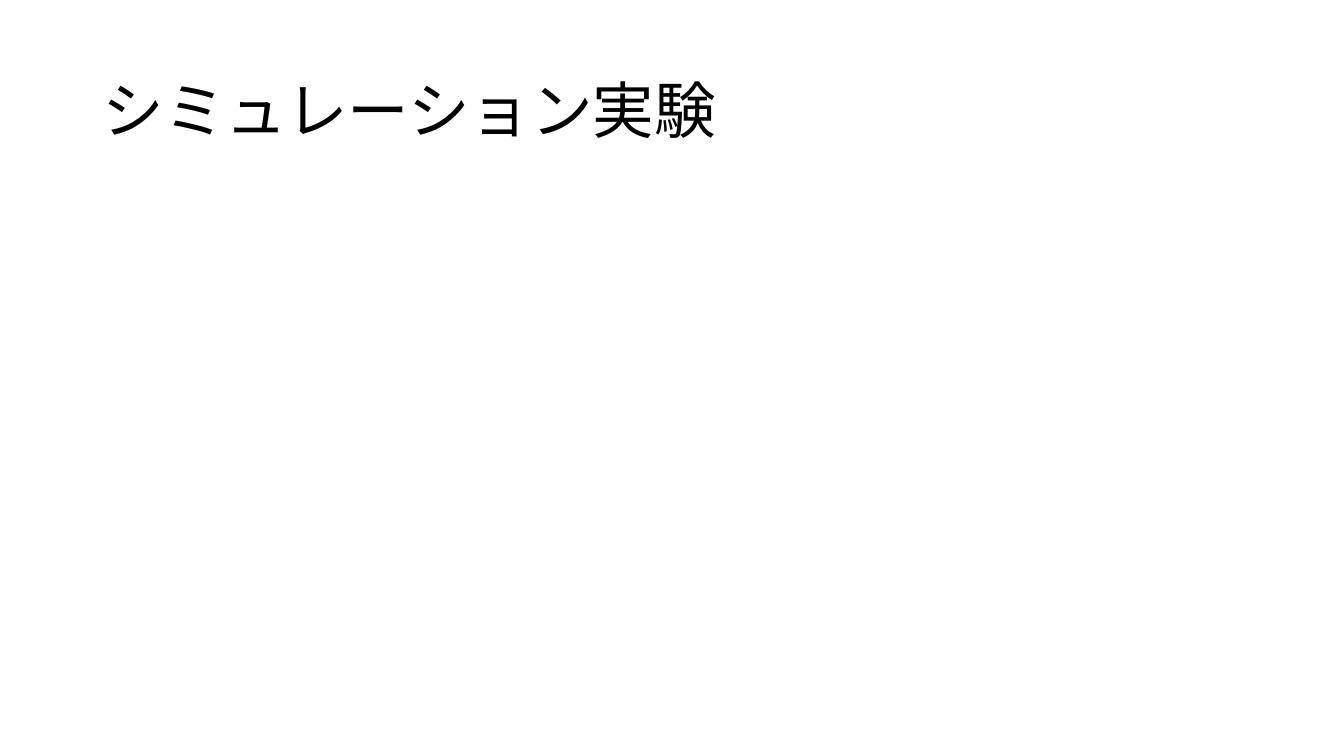
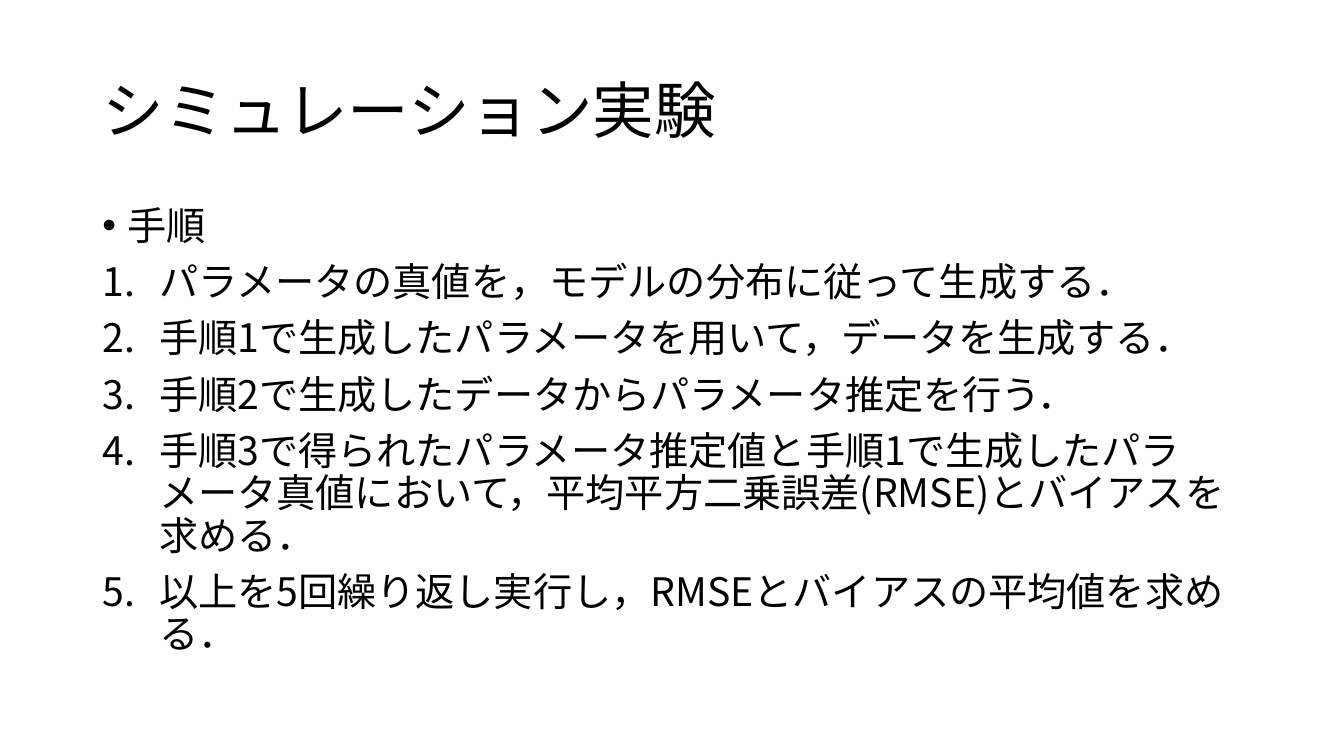
Before and after one commit to Mayu925/lab, a slide deck: slide 7 of chukan/発表スライド.pptx (slide 5 before the commit). Drawn at 1344x756 pixels with LibreOffice and Linux fonts; fonts in the diff are those of the drawing. Boxes give left, top, right and bottom in pixels: in the first picture for what was removed or moved away, otherwise in the second. Text is boxed around its words. In the diff, an @@ line names an element or a change of style, - is before the commit and + after.

```diff
--- a/chukan/発表スライド.pptx
+++ b/chukan/発表スライド.pptx
@@ text added at (128, 207, 1224, 610), 28 pt, text #000000 @@
+• 手順
+1. パラメータの真値を，モデルの分布に従って生成する．
+2. 手順1で生成したパラメータを用いて，データを生成する．
+3. 手順2で生成したデータからパラメータ推定を行う．
+4. 手順3で得られたパラメータ推定値と手順1で生成したパラメータ真値において，平均平方二乗誤差(RMSE)とバイアスを求める．
+5. 以上を5回繰り返し実行し，RMSEとバイアスの平均値を求める．
```
Also in this commit, not shown: 2 other slides changed, 2 slides added, 5 other files.
